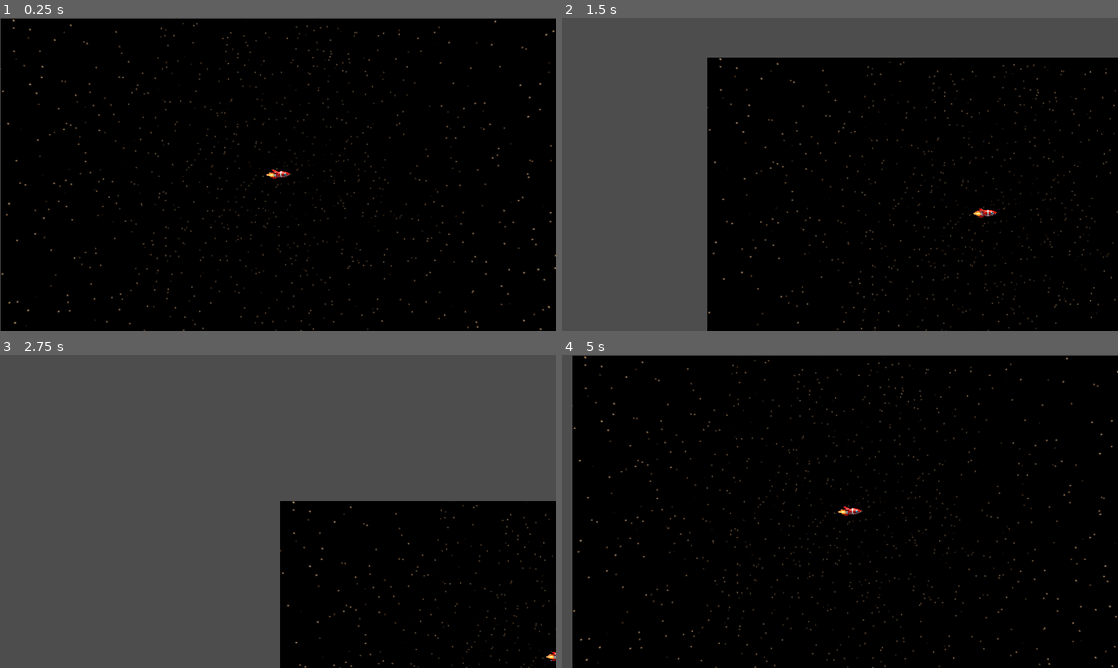
Above: before the commit, frames 1-4 (two rows, left to right).
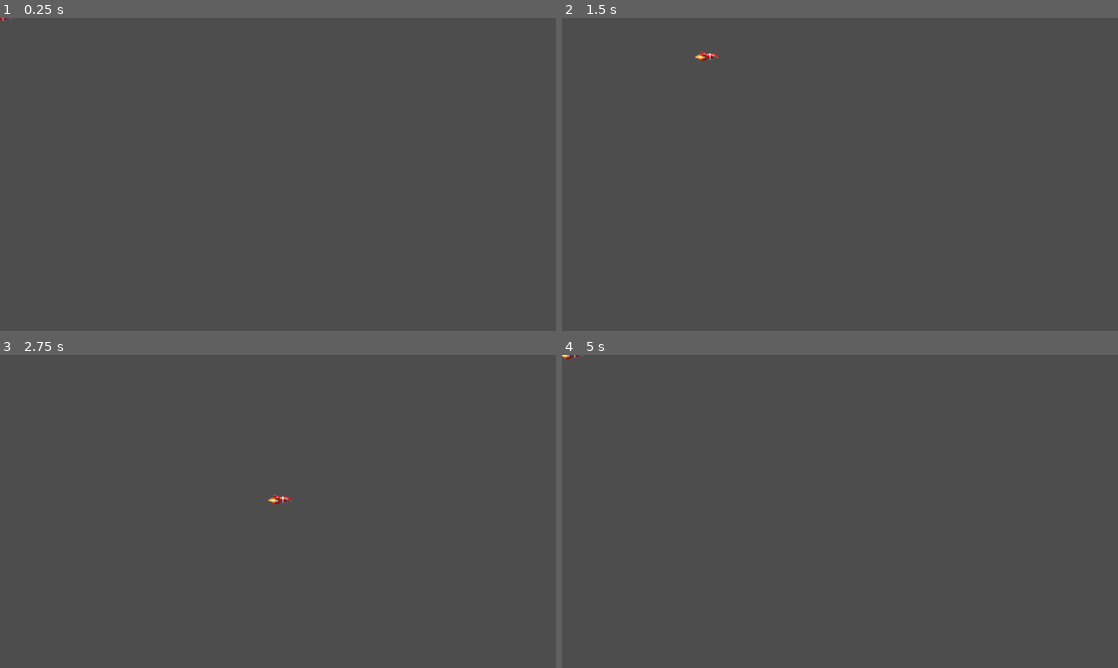
Above: after the commit, the same moments.

Repository: abroudoux/mds-game-jam
Game: Godot game, scene res://entities/player.tscn
Same seed, same stepped clock (60 frames per second), same inputs: the game is played once before the commit and once after it. Before the commit the project starts from res://entities/main.tscn.
Inputs:
- Up to frame 1 (0.25 s): no input
- Up to frame 2 (1.5 s): tap Enter at 0.5 s; hold Right (move_right) 0.53-1.28 s; hold Down (move_down) from 1.28 s (still down)
- Up to frame 3 (2.75 s): release Down (move_down) at 2.03 s; hold Right (move_right) from 2.03 s (still down)
- Up to frame 4 (5 s): release Right (move_right) at 2.78 s; hold Up (move_up) 2.78-3.53 s; hold Left (move_left) from 3.53 s (still down)

The runs differ from the first frame. In frame 1, 100% of the frame differs, in the area x 0-100%, y 0-100%; in frame 2, 65%; in frame 3, 27%; in frame 4, 98%.

Commit message:
reset: player scene

Diff:
--- /dev/null
+++ b/entities/camera.tscn
@@ -0,0 +1,3 @@
+[gd_scene format=3 uid="uid://jb8dk2yxai3c"]
+
+[node name="Camera2D" type="Camera2D"]
--- a/entities/main.tscn
+++ /dev/null
@@ -1,22 +0,0 @@
-[gd_scene load_steps=5 format=3 uid="uid://dm7g3bi4wfvas"]
-
-[ext_resource type="Script" path="res://scripts/main.gd" id="1_ix5ec"]
-[ext_resource type="Texture2D" uid="uid://d13namkmci814" path="res://assets/background/background-stars.png" id="1_pdjrt"]
-[ext_resource type="PackedScene" uid="uid://c22jkjlfunchi" path="res://entities/player.tscn" id="2_mjp3b"]
-
-[sub_resource type="ImageTexture" id="ImageTexture_ymvop"]
-
-[node name="main" type="Node2D"]
-script = ExtResource("1_ix5ec")
-
-[node name="TextureRect" type="TextureRect" parent="."]
-offset_right = 1152.0
-offset_bottom = 648.0
-texture = SubResource("ImageTexture_ymvop")
-
-[node name="Background-stars" type="Sprite2D" parent="TextureRect"]
-position = Vector2(576.5, 325)
-scale = Vector2(1.79844, 1.79444)
-texture = ExtResource("1_pdjrt")
-
-[node name="Player" parent="." instance=ExtResource("2_mjp3b")]
--- a/entities/player.tscn
+++ b/entities/player.tscn
@@ -18,8 +18,8 @@
 radius = 9.0
 height = 48.0
 
-[node name="Player" type="Area2D"]
-position = Vector2(-2, 0)
+[node name="player" type="Area2D"]
+position = Vector2(2.08165e-12, 2.08165e-12)
 script = ExtResource("1_ta2re")
 metadata/_edit_group_ = true
 
--- a/project.godot
+++ b/project.godot
@@ -11,33 +11,39 @@
 [application]
 
 config/name="mds-game-jam"
-run/main_scene="res://entities/main.tscn"
+run/main_scene="res://entities/player.tscn"
 config/features=PackedStringArray("4.2", "Forward Plus")
 config/icon="res://icon.svg"
 
 [display]
 
-window/stretch/mode="canvas_items"
+window/size/mode=3
+window/size/initial_position_type=0
+window/stretch/mode="viewport"
 
 [input]
 
 move_right={
 "deadzone": 0.5,
 "events": [Object(InputEventKey,"resource_local_to_scene":false,"resource_name":"","device":0,"window_id":0,"alt_presse …(181 unchanged characters)…
+, Object(InputEventKey,"resource_local_to_scene":false,"resource_name":"","device":-1,"window_id":0,"alt_pressed":false,"shift_pressed":false,"ctrl_pressed":false,"meta_pressed":false,"pressed":false,"keycode":0,"physical_keycode":68,"key_label":0,"unicode":100,"echo":false,"script":null)
 ]
 }
 move_up={
 "deadzone": 0.5,
 "events": [Object(InputEventKey,"resource_local_to_scene":false,"resource_name":"","device":0,"window_id":0,"alt_presse …(181 unchanged characters)…
+, Object(InputEventKey,"resource_local_to_scene":false,"resource_name":"","device":0,"window_id":0,"alt_pressed":false,"shift_pressed":false,"ctrl_pressed":false,"meta_pressed":false,"pressed":false,"keycode":0,"physical_keycode":90,"key_label":0,"unicode":0,"echo":false,"script":null)
 ]
 }
 move_down={
 "deadzone": 0.5,
 "events": [Object(InputEventKey,"resource_local_to_scene":false,"resource_name":"","device":0,"window_id":0,"alt_presse …(181 unchanged characters)…
+, Object(InputEventKey,"resource_local_to_scene":false,"resource_name":"","device":-1,"window_id":0,"alt_pressed":false,"shift_pressed":false,"ctrl_pressed":false,"meta_pressed":false,"pressed":false,"keycode":0,"physical_keycode":83,"key_label":0,"unicode":115,"echo":false,"script":null)
 ]
 }
 move_left={
 "deadzone": 0.5,
 "events": [Object(InputEventKey,"resource_local_to_scene":false,"resource_name":"","device":0,"window_id":0,"alt_presse …(181 unchanged characters)…
+, Object(InputEventKey,"resource_local_to_scene":false,"resource_name":"","device":0,"window_id":0,"alt_pressed":false,"shift_pressed":false,"ctrl_pressed":false,"meta_pressed":false,"pressed":false,"keycode":0,"physical_keycode":81,"key_label":0,"unicode":0,"echo":false,"script":null)
 ]
 }
--- /dev/null
+++ b/scripts/background.gd
@@ -0,0 +1,13 @@
+extends Node2D
+
+@export var speed = 400
+var screen_size
+var player : Node
+
+func _ready():
+	screen_size = get_viewport_rect().size
+
+	position = screen_size / 2
+
+func _process(delta):
+	pass
--- a/scripts/main.gd
+++ b/scripts/main.gd
@@ -1,24 +1,12 @@
 extends Node2D
 
-@export var speed = 400
-var screen_size
+var player : Node2D
+var background : Node2D
 
 func _ready():
-	screen_size = get_viewport_rect().size
+	player = $player
+	background = $background
 
-func _process(delta):
-	var velocity = Vector2.ZERO
-	if Input.is_action_pressed("move_right"):
-		velocity.x += 1
-	if Input.is_action_pressed("move_left"):
-		velocity.x -= 1
-	if Input.is_action_pressed("move_down"):
-		velocity.y += 1
-	if Input.is_action_pressed("move_up"):
-		velocity.y -= 1
+	player.position = get_viewport_rect().size / 2
 
-	if velocity.length() > 0:
-		velocity = velocity.normalized() * speed
-
-	position += velocity * delta
-	position = position.clamp(Vector2.ZERO, screen_size)
+	background.position = get_viewport_rect().size / 2
--- a/scripts/player.gd
+++ b/scripts/player.gd
@@ -1,7 +1,31 @@
 extends Area2D
 
 @export var speed = 400
+var screen_size
+signal hit
+
+var camera : Camera2D
 
 func _ready():
-	var screen_size = get_viewport_rect().size
-	position = screen_size / 2
+	camera = $camera
+	screen_size = get_viewport_rect().size
+
+func _process(delta):
+	var velocity = Vector2.ZERO # The player's movement vector.
+	if Input.is_action_pressed("move_right"):
+		velocity.x += 1
+	if Input.is_action_pressed("move_left"):
+		velocity.x -= 1
+	if Input.is_action_pressed("move_down"):
+		velocity.y += 1
+	if Input.is_action_pressed("move_up"):
+		velocity.y -= 1
+
+	if velocity.length() > 0:
+		velocity = velocity.normalized() * speed
+		$AnimatedSprite2D.play()
+	else:
+		$AnimatedSprite2D.stop()
+
+	position += velocity * delta
+	position = position.clamp(Vector2.ZERO, screen_size)
